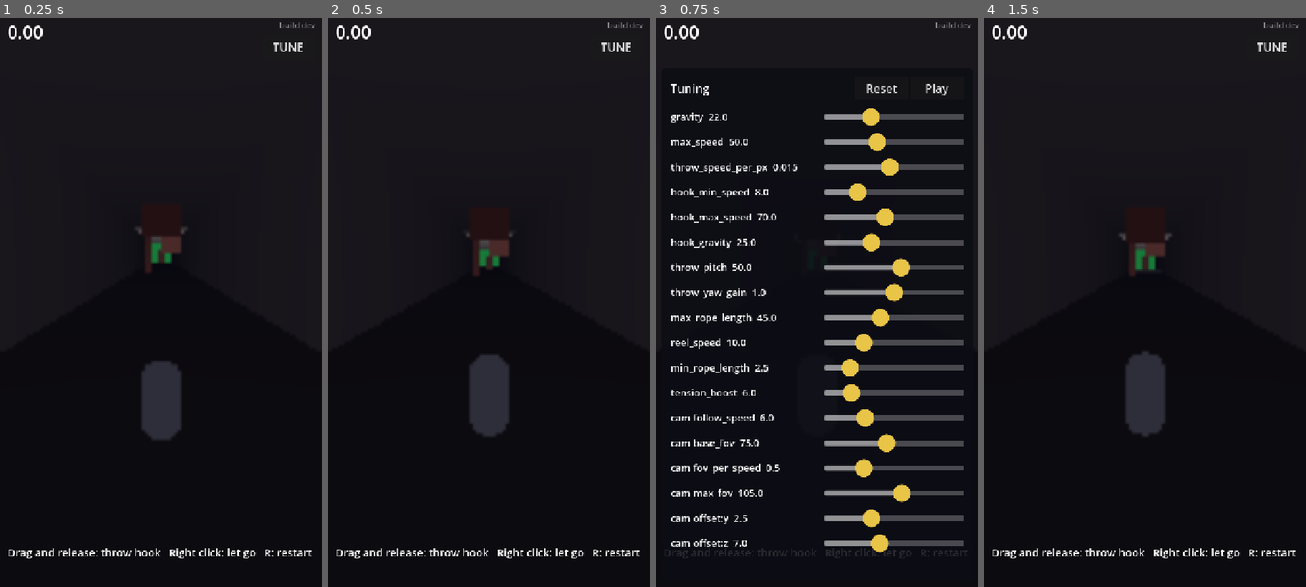
Above: before the commit, frames 1-4 (left to right).
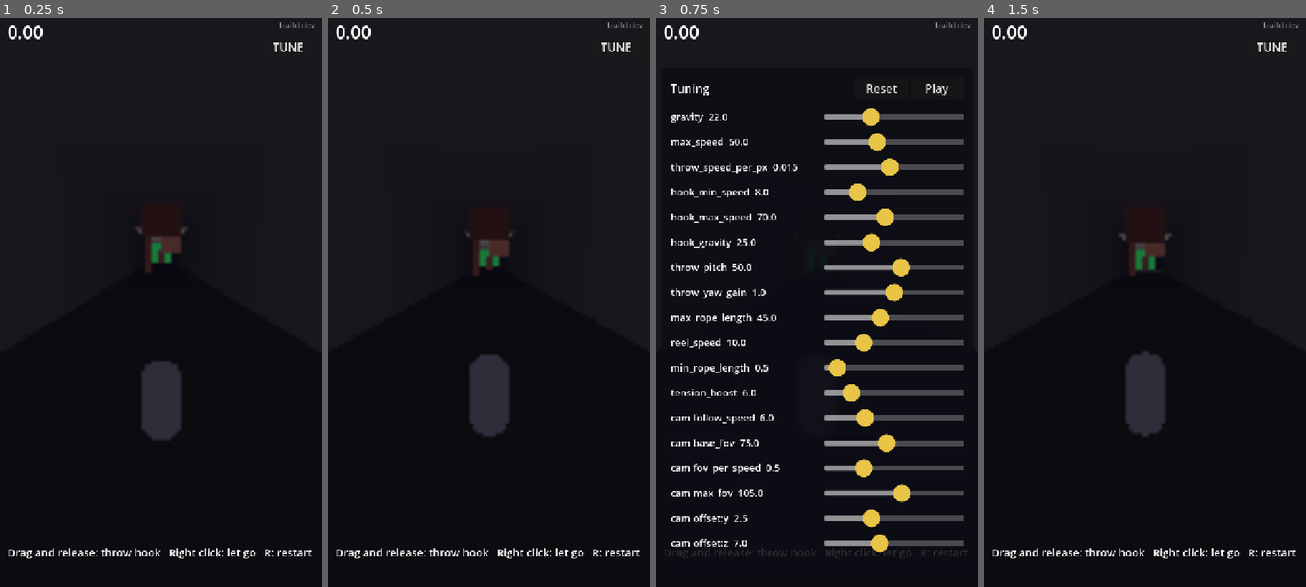
Above: after the commit, the same moments.

Repository: j4nric/Grappling-hook-app
Game: Godot game, scene res://scenes/main.tscn
The game is run twice, just before and just after one commit, with the same random seed, the same clock (stepped at 60 frames per second) and the same inputs.
Inputs:
- Up to frame 1 (0.25 s): no input
- Up to frame 2 (0.5 s): no input
- Up to frame 3 (0.75 s): click "TUNE" at 0.5 s
- Up to frame 4 (1.5 s): click "Play" at 1.25 s

Frames 1-2 are identical in both runs. In frame 3, 0.2% of the frame differs, in the area x 30-63%, y 59-63%; in frame 4, nothing differs.

Commit message:
Seil löst sich bei Wand- oder Deckenkontakt
- Seil zieht bis an die Fläche (min_rope_length 2,5 → 0,5) und löst sich,
  sobald der Spieler Wand oder Decke berührt; Böden lösen nicht
- Kurze Schonzeit nach dem Einhaken, damit Würfe von der Wand weg ziehen
- Tuning speichert nur noch abweichende Werte; geänderte Code-Standards
  setzen sich gegen alte gespeicherte Werte durch

Co-Authored-By: Claude Opus 5.5 <noreply@anthropic.com>
Claude-Session: https://claude.ai/code/session_01NprrisYecDf1UXiA34pvZx

Diff:
--- a/scripts/player.gd
+++ b/scripts/player.gd
@@ -31,9 +31,14 @@
 @export var max_rope_length := 45.0
 ## The rope shortens by this much per second while attached (the pull).
 @export var reel_speed := 10.0
-@export var min_rope_length := 2.5
+@export var min_rope_length := 0.5
 ## Extra acceleration toward the anchor; makes the pull feel heavier.
 @export var tension_boost := 6.0
+## Touching a wall or the ceiling while attached lets go of the rope.
+@export var release_on_contact := true
+## No contact release right after the hook sticks (s), so a throw from a wall
+## still pulls.
+@export var contact_release_grace := 0.15
 
 # --- State ---------------------------------------------------------------------
 var hook_state := HookState.IDLE
@@ -41,6 +46,7 @@
 var anchor := Vector3.ZERO
 var rope_length := 0.0
 var _hook_velocity := Vector3.ZERO
+var _attached_time := 0.0
 
 @onready var rope := $Rope
 @onready var hook: Node3D = $Hook
@@ -63,10 +69,15 @@
 		HookState.FLYING:
 			_fly_hook(delta)
 		HookState.ATTACHED:
+			_attached_time += delta
 			_apply_rope_constraint(delta)
 
 	velocity = velocity.limit_length(max_speed)
 	move_and_slide()
+
+	if hook_state == HookState.ATTACHED and release_on_contact \
+			and _attached_time >= contact_release_grace and _touches_wall_or_ceiling():
+		release()
 
 	if hook_state != HookState.IDLE:
 		rope.update_line(_hook_origin(), anchor)
@@ -111,10 +122,18 @@
 		anchor = hit.position
 		rope_length = global_position.distance_to(anchor)
 		hook_state = HookState.ATTACHED
+		_attached_time = 0.0
 	elif next.distance_to(global_position) > max_rope_length:
 		release()
 	else:
 		anchor = next
+
+
+func _touches_wall_or_ceiling() -> bool:
+	for i in get_slide_collision_count():
+		if get_slide_collision(i).get_normal().y <= FLOOR_NORMAL_Y:
+			return true
+	return false
 
 
 ## Screen swipe -> 3D throw direction. Straight up on screen throws forward
--- a/scripts/tuning_panel.gd
+++ b/scripts/tuning_panel.gd
@@ -5,9 +5,14 @@
 ## The GUI handles its own input; gameplay input still only runs through
 ## InputRouter.
 
-## Bump the file name when the meaning of values changes, old values are ignored.
-const SAVE_PATH := "user://tuning_v2.cfg"
+## Only values that differ from the code defaults are saved, together with the
+## default they were tuned against. If a default changes in the code, the saved
+## value for it is dropped, so code changes always reach the phone.
+const SAVE_PATH := "user://tuning_v3.cfg"
+## Earlier format that stored every value; only real changes are taken over.
+const LEGACY_SAVE_PATH := "user://tuning_v2.cfg"
 const SECTION := "tuning"
+const DEFAULTS_SECTION := "defaults"
 
 ## [node path relative to the parent, property path, min, max, step]
 const PARAMS := [
@@ -21,7 +26,7 @@
 	["Player", "throw_yaw_gain", 0.0, 2.0, 0.05],
 	["Player", "max_rope_length", 10.0, 100.0, 1.0],
 	["Player", "reel_speed", 0.0, 40.0, 0.5],
-	["Player", "min_rope_length", 0.5, 15.0, 0.25],
+	["Player", "min_rope_length", 0.0, 15.0, 0.25],
 	["Player", "tension_boost", 0.0, 40.0, 0.5],
 	["CameraRig", "follow_speed", 1.0, 20.0, 0.25],
 	["CameraRig", "base_fov", 40.0, 120.0, 1.0],
@@ -181,9 +186,13 @@
 func _update_toggle_text() -> void:
 	var tuned := false
 	for p in PARAMS:
-		if not is_equal_approx(_sliders[_key(p)].value, snappedf(_defaults[_key(p)], p[4])):
+		if not _is_default(p):
 			tuned = true
 	_toggle.text = "TUNE*" if tuned else "TUNE"
+
+
+func _is_default(p: Array) -> bool:
+	return is_equal_approx(_sliders[_key(p)].value, snappedf(_defaults[_key(p)], p[4]))
 
 
 func _reset() -> void:
@@ -198,16 +207,28 @@
 func _save() -> void:
 	var cfg := ConfigFile.new()
 	for p in PARAMS:
-		cfg.set_value(SECTION, _key(p), _sliders[_key(p)].value)
+		if not _is_default(p):
+			cfg.set_value(SECTION, _key(p), _sliders[_key(p)].value)
+			cfg.set_value(DEFAULTS_SECTION, _key(p), _defaults[_key(p)])
 	cfg.save(SAVE_PATH)
 
 
 func _load() -> void:
 	var cfg := ConfigFile.new()
-	if cfg.load(SAVE_PATH) != OK:
-		return
-	for p in PARAMS:
-		var value = cfg.get_value(SECTION, _key(p), null)
-		if value != null:
-			_sliders[_key(p)].value = value
+	if cfg.load(SAVE_PATH) == OK:
+		for p in PARAMS:
+			var key := _key(p)
+			if cfg.has_section_key(SECTION, key) and cfg.has_section_key(DEFAULTS_SECTION, key) \
+					and is_equal_approx(cfg.get_value(DEFAULTS_SECTION, key), _defaults[key]):
+				_sliders[key].value = cfg.get_value(SECTION, key)
+	elif cfg.load(LEGACY_SAVE_PATH) == OK:
+		for p in PARAMS:
+			var key := _key(p)
+			if not cfg.has_section_key(SECTION, key):
+				continue
+			var value: float = cfg.get_value(SECTION, key)
+			# 2.5 was the old default of min_rope_length, not a tuned value.
+			if key == "Player/min_rope_length" and is_equal_approx(value, 2.5):
+				continue
+			_sliders[key].value = value
 	_update_toggle_text()
Not shown, changed: CLAUDE.md
Not shown, changed: README.md
Not shown, changed: docs/design.md
Not shown, changed: docs/roadmap.md
